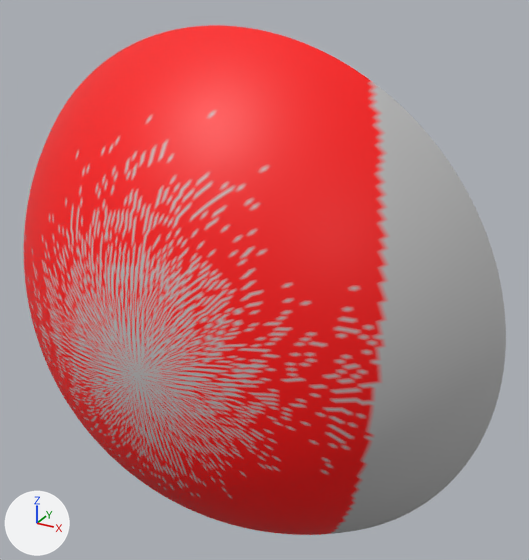
Before and after pictures for a commit that changed the glTF model src/new_testing/model/dome_sky_model.glb.
The view is the same before and after, from a 50 mm lens placed at (56.0, -116.5, 51.4), pointed at (8.1, -29.5, 7.8). Every picture has the same lights, and +X, +Y and +Z are marked at lower left. Where no turn or scale is listed for an object, it has been applied to the vertices.

Objects in the first picture: 'geometry_0'.
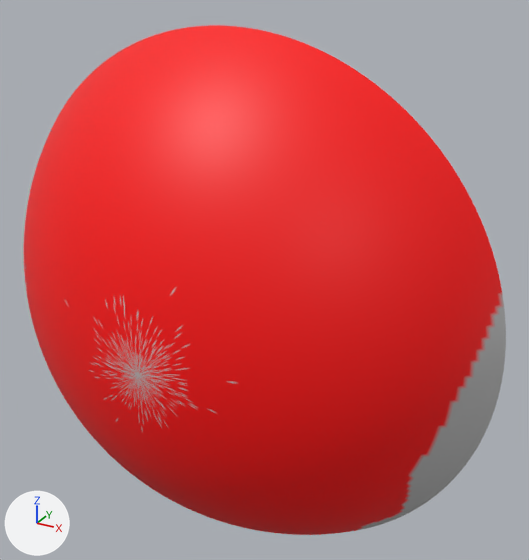
Boxes (x1, y1, x2, y2) around the edits, measured in the pictures (529 x 560 px):
part 1 of me_geometry_0, recoloured: (24, 80, 504, 534) in both

What changed in the scene script:
```text
Change me_geometry_0:
    where me_geometry_0.from_pydata(...)  # 21241 vertices, 42120 faces; spans x -42.9..42.9, y -50.0..-25.8, z -42.9..42.9
    used by ob_geometry_0; location = (0.0, 0.0, 0.0)
    me_geometry_0 part 1: 20526 faces centred in x -37.1..41.5, y -50.0..-26.0, z -42.7..36.9 are repainted in the vertex colours; the middle colour goes from grey #bcbcbc to red #ff0000
```
